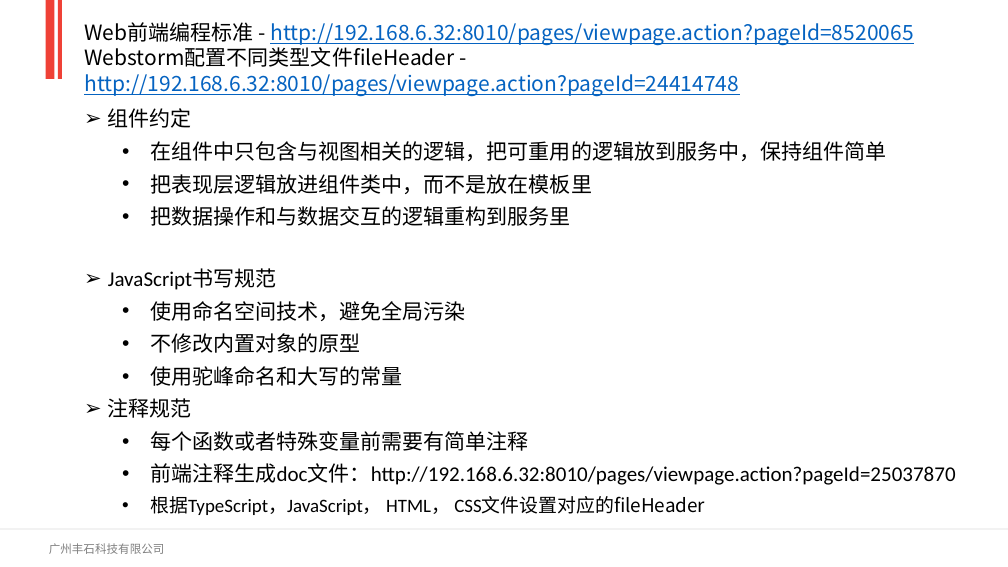
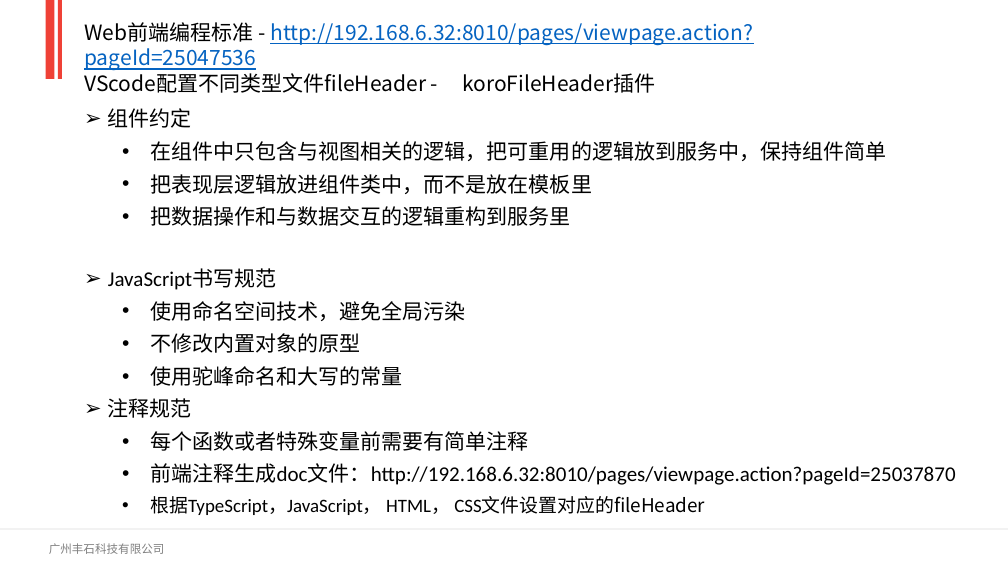
Before and after one commit to Raj6666/angular-training-demo, a slide deck: slide 7 of 培训文档/Web前端研发标准培训Latest.pptx. Drawn at 1008x567 pixels with LibreOffice and Linux fonts; fonts in the diff are those of the drawing; background and template pictures are left out. Boxes give left, top, right and bottom in pixels: in the first picture for what was removed or moved away, otherwise in the second. Text is boxed around its words. In the diff, an @@ line names an element or a change of style, - is before the commit and + after.

```diff
--- a/培训文档/Web前端研发标准培训Latest.pptx
+++ b/培训文档/Web前端研发标准培训Latest.pptx
@@ text at [84, 22, 753, 93]: text changed @@
-Web前端编程标准 - http://192.168.6.32:8010/pages/viewpage.action?pageId=8520065
-Webstorm配置不同类型文件fileHeader - http://192.168.6.32:8010/pages/viewpage.action?pageId=24414748
+Web前端编程标准 - http://192.168.6.32:8010/pages/viewpage.action?pageId=25047536
+VScode配置不同类型文件fileHeader - koroFileHeader插件
```
Also in this commit, not shown: 7 other slides changed, 2 slides added, 2 other files.
